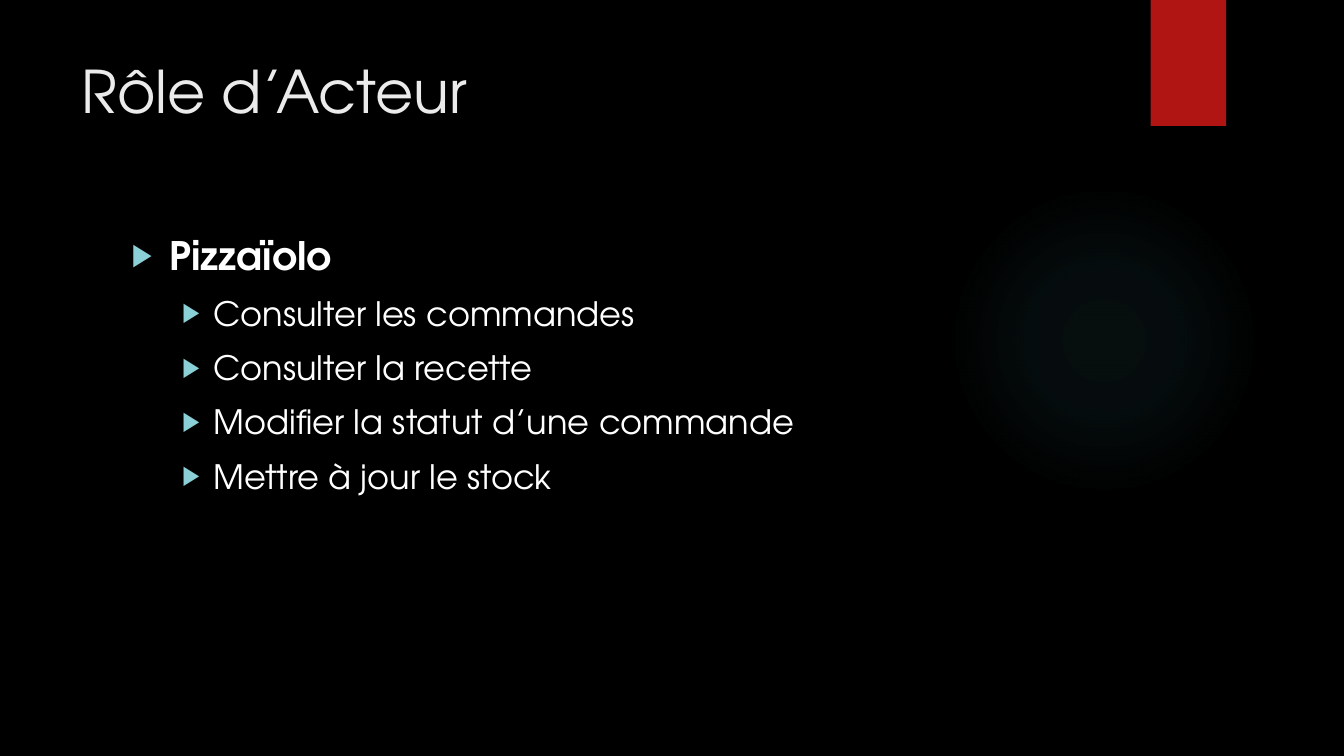
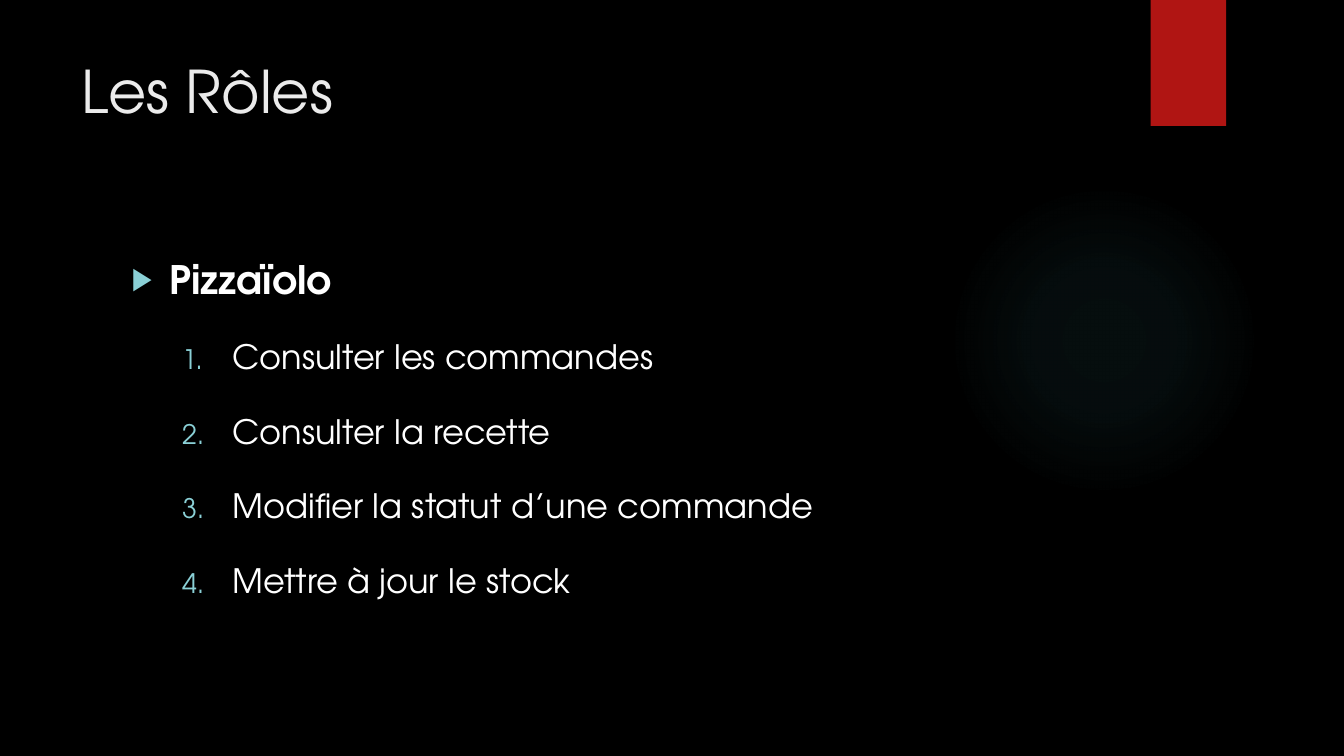
Before and after one commit to delattr/oc-pizza, a slide deck: slide 8 of OC PIZZA presentation.pptx (slide 6 before the commit). Drawn at 1344x756 pixels with LibreOffice and Linux fonts; fonts in the diff are those of the drawing; background and template pictures are left out. Boxes give left, top, right and bottom in pixels: in the first picture for what was removed or moved away, otherwise in the second. Text is boxed around its words. In the diff, an @@ line names an element or a change of style, - is before the commit and + after.

```diff
--- a/OC PIZZA presentation.pptx
+++ b/OC PIZZA presentation.pptx
@@ title at (81, 69, 333, 114): text changed @@
-Rôle d’Acteur
+Les Rôles
@@ text "Pizzaïolo" at (170, 264, 813, 599): line spacing 1 to 1.5; bullet ▶ to 1. @@
```
Also in this commit, not shown: 9 other slides changed, 3 slides added.
